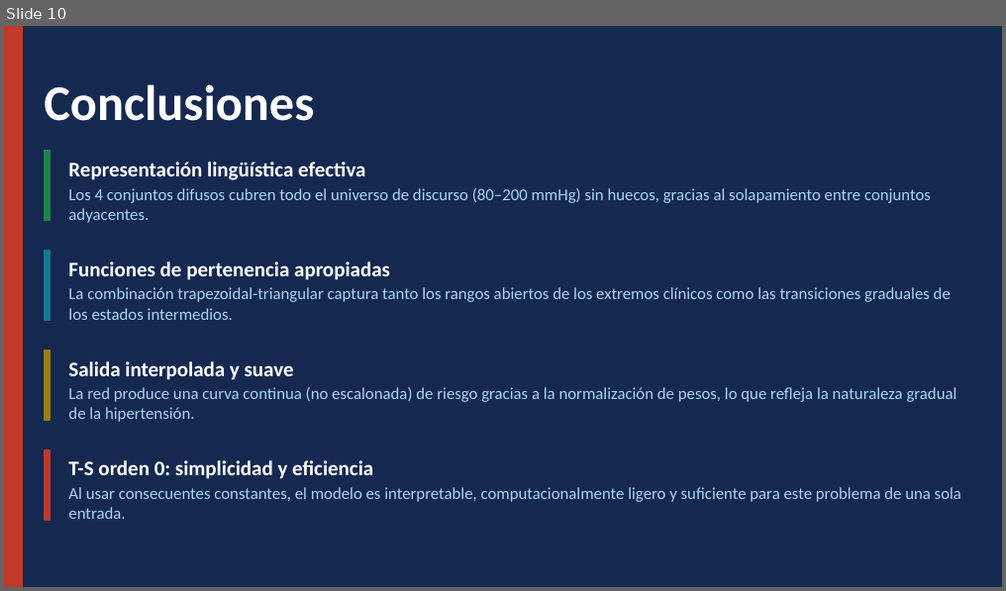
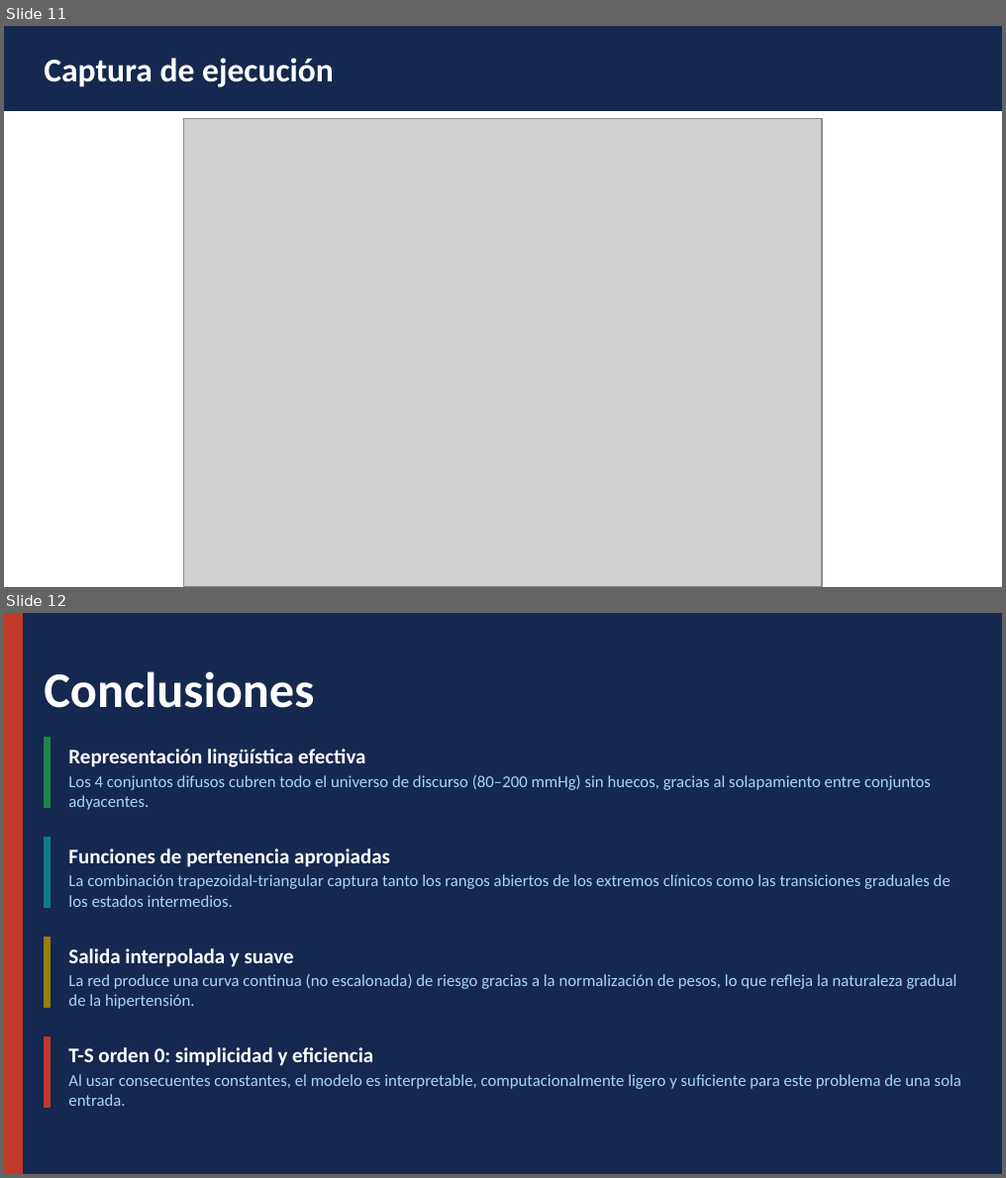
Before and after one commit to olveramarturo/Redes-Neuro-Difusas, a slide deck: Red_Neurodifusa_TS0_Presion_Arterial.pptx. Shown one above the other, each under a label of ours: slide 10 before the commit, slides 11 and 12 after it. The pictures are 1006x591 and 1006x1178 pixels, drawn with LibreOffice and Linux fonts; fonts in the diff are those of the drawing; grey boxes stand for pictures. Boxes give left, top, right and bottom in pixels: in the first picture for what was removed or moved away, otherwise in the second. Text is boxed around its words. In the diff, an @@ line names an element or a change of style, - is before the commit and + after.

```diff
--- a/Red_Neurodifusa_TS0_Presion_Arterial.pptx
+++ b/Red_Neurodifusa_TS0_Presion_Arterial.pptx
@@ slide 11 added at <box>4,26,1002,587</box>, background #FFFFFF @@
@@ rectangle added at <box>4,26,1002,111</box>, fill #142850, outline #142850 1 pt @@
@@ text added at <box>44,58,334,87</box>, 24 pt, text #FFFFFF, bold @@
+Captura de ejecución
@@ picture added at <box>183,118,822,586</box> @@
@@ what was slide 10 is now slide 12 @@
```
Also in this commit, not shown: 4 slides changed, 1 other slide added, 3 other files.
